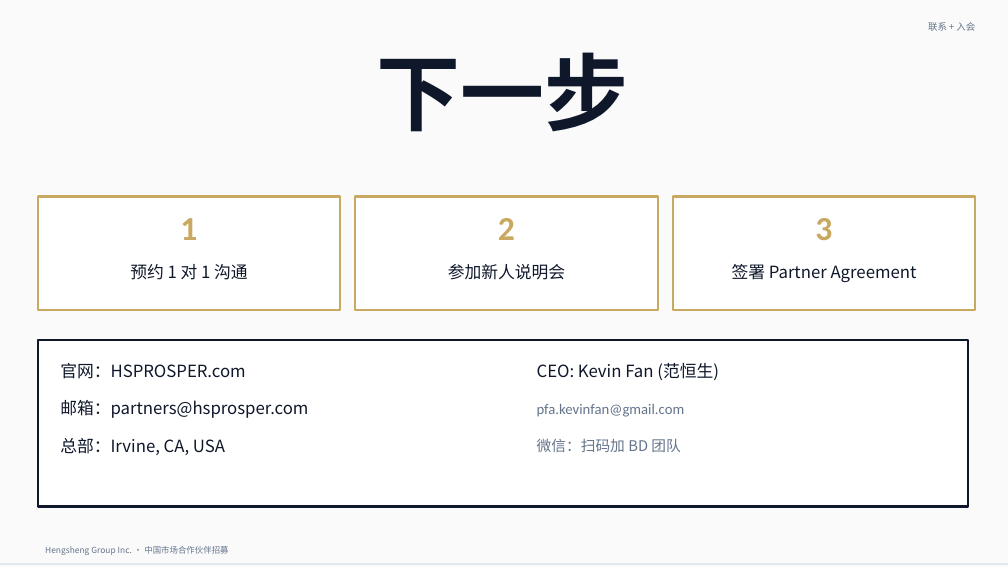
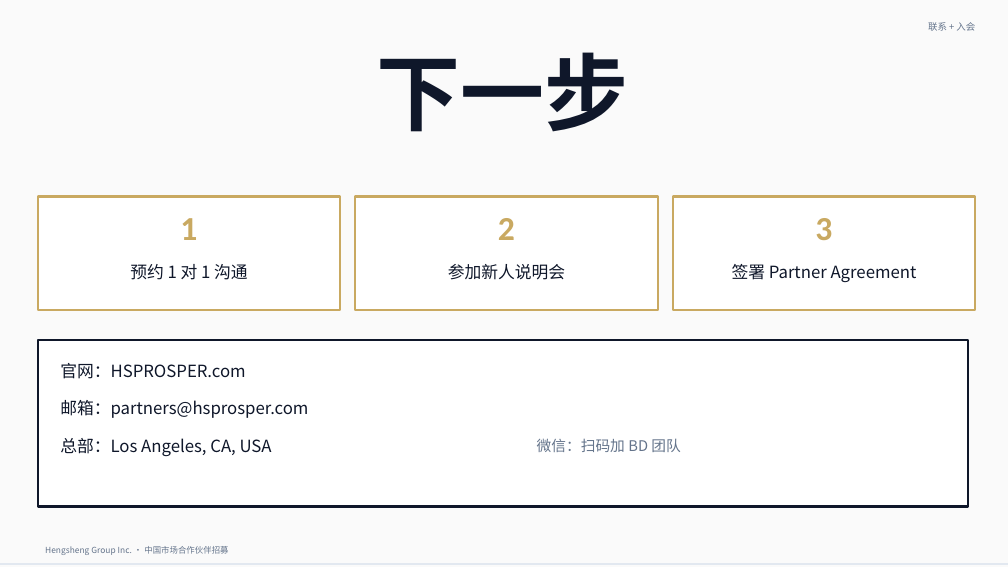
Before and after one commit to kevin89887634/hengsheng-training-decks, a slide deck: slide 28 of decks/hengsheng-china-partner-2026-09-14/hengsheng-china-partner-v0.2-restraint.pptx. Drawn at 1008x567 pixels with LibreOffice and Linux fonts; fonts in the diff are those of the drawing. Boxes give left, top, right and bottom in pixels: in the first picture for what was removed or moved away, otherwise in the second. Text is boxed around its words. In the diff, an @@ line names an element or a change of style, - is before the commit and + after.

Commit message:
fix: 总部 Irvine→LA / 删 CEO 信息 / 标准化公司名 (v0.4)

```diff
--- a/decks/hengsheng-china-partner-2026-09-14/hengsheng-china-partner-v0.2-restraint.pptx
+++ b/decks/hengsheng-china-partner-2026-09-14/hengsheng-china-partner-v0.2-restraint.pptx
@@ text removed at [537, 363, 719, 380] @@
-CEO: Kevin Fan (范恒生)
@@ text removed at [537, 404, 685, 417] @@
-pfa.kevinfan@gmail.com
@@ text at [60, 438, 272, 456]: text changed @@
-总部：Irvine, CA, USA
+总部：Los Angeles, CA, USA
```
Also in this commit, not shown: 2 other slides changed.
